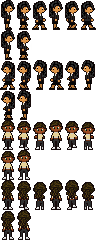
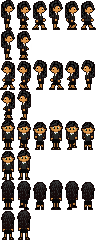
Before/after of a 96×240 layered artwork. What changed in the layer stack:
painted on "hair" over [2, 180, 94, 229]
painted on "main_character" over [2, 121, 94, 239]
